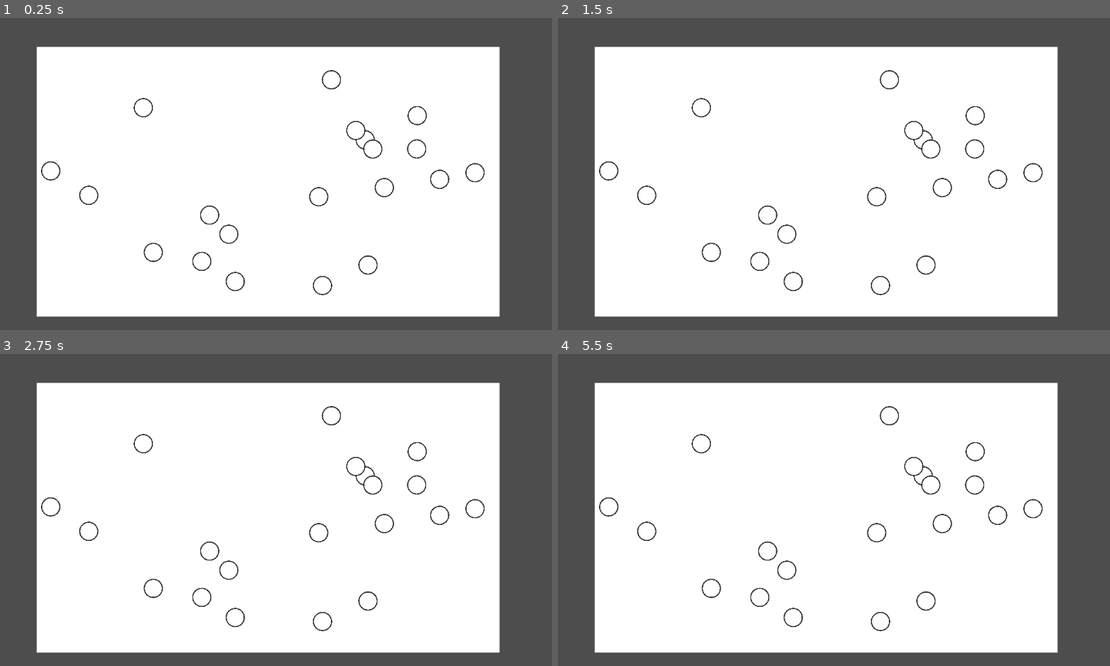
Above: before the commit, frames 1-4 (two rows, left to right).
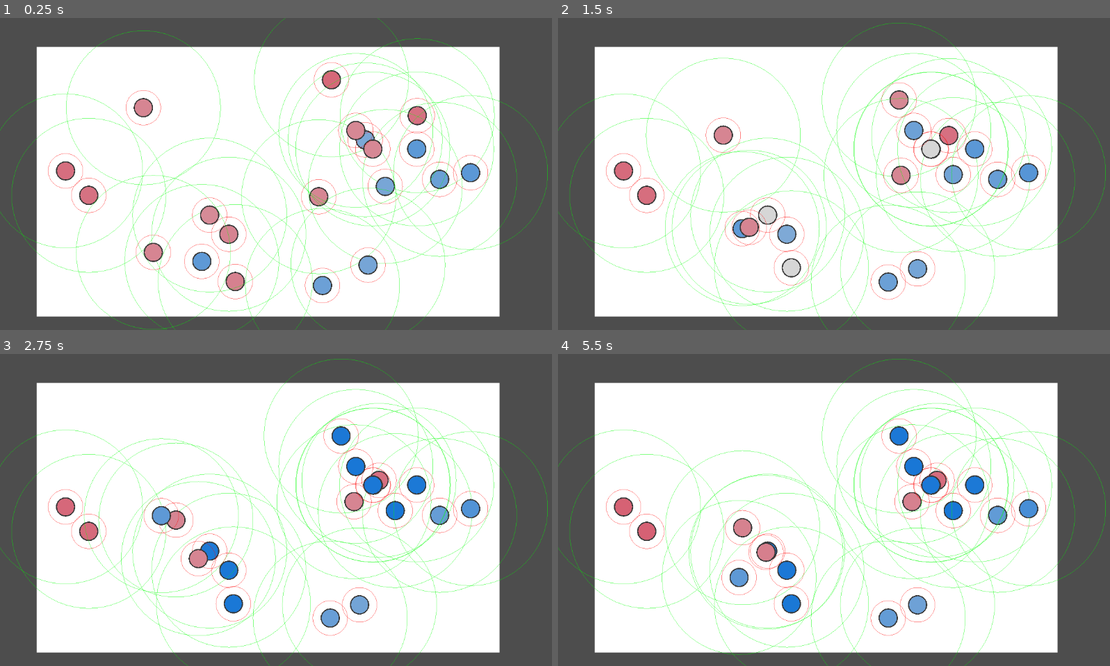
Above: after the commit, the same moments.

Repository: s7eamy/social-bubbles
Game: Godot game, scene res://scenes/levels/test_level/test_level.tscn
Same seed, same stepped clock (60 frames per second), same inputs: the game is played once before the commit and once after it. This scene is started directly instead of the project's main scene.
Inputs (mouse positions are in pixels of both pictures, inside the frame that each line leads up to):
- Up to frame 1 (0.25 s): no input
- Up to frame 2 (1.5 s): move the mouse to (889, 80) at 0.52 s; click (889, 80) at 0.67 s; move the mouse to (878, 195) at 1.27 s; click (878, 195) at 1.42 s
- Up to frame 3 (2.75 s): move the mouse to (441, 516) at 2.02 s; click (441, 516) at 2.17 s
- Up to frame 4 (5.5 s): move the mouse to (977, 450) at 2.77 s; click (977, 450) at 2.92 s; move the mouse to (944, 522) at 3.52 s; click (944, 522) at 3.67 s; move the mouse to (646, 531) at 4.27 s; click (646, 531) at 4.42 s; move the mouse to (927, 600) at 5.02 s; click (927, 600) at 5.17 s

The runs differ from the first frame. In frame 1, 7.4% of the frame differs, in the area x 0-100%, y 0-100%; in frame 2, 8.1%, in the area x 0-100%, y 1-100%; in frame 3, 8.0%; in frame 4, 8.0%.
Error before the commit: Parse Error: Identifier "MAX_MEDIA_LITERACY" not declared in the current scope. (res://scenes/unit/unit.gd:88)

Commit message:
feat: implement clicking greatly boosts bubble's literacy

Diff:
--- a/scenes/unit/unit.gd
+++ b/scenes/unit/unit.gd
@@ -23,6 +23,8 @@
 
 const MEDIA_LITERACY_STARTING_VALUE_MIN_LIMIT: int = -50
 const MEDIA_LITERACY_STARTING_VALUE_MAX_LIMIT: int = 50
+const MAX_MEDIA_LITERACY: int = 100
+const MIN_MEDIA_LITERACY: int = -100
 
 var time_since_last_update: float = 0.0
 var current_direction: Vector2 = Vector2.ZERO
@@ -163,5 +165,10 @@
 		var mouse_event = event as InputEventMouseButton
 		if mouse_event.button_index == MOUSE_BUTTON_LEFT and mouse_event.pressed:
 			if social_bubble:
-				print("Pressed on unit with social bubble. Affected ", social_bubble.units_comprising.size(), " units.")
-				social_bubble.affect_units_comprising_media_literacy(0)
+				print("Boosting ", social_bubble.units_comprising.size(), " units")
+				# not pretty, but it works. everytime we click on a unit, it greatly boosts literally of all units in its bubble
+				for unit in social_bubble.units_comprising:
+					var increase = DEFAULT_MEDIA_LITERACY_INCREMENT * 50
+					if unit.media_literacy_score + increase > MAX_MEDIA_LITERACY:
+						increase = MAX_MEDIA_LITERACY - unit.media_literacy_score
+					unit.media_literacy_score += increase
